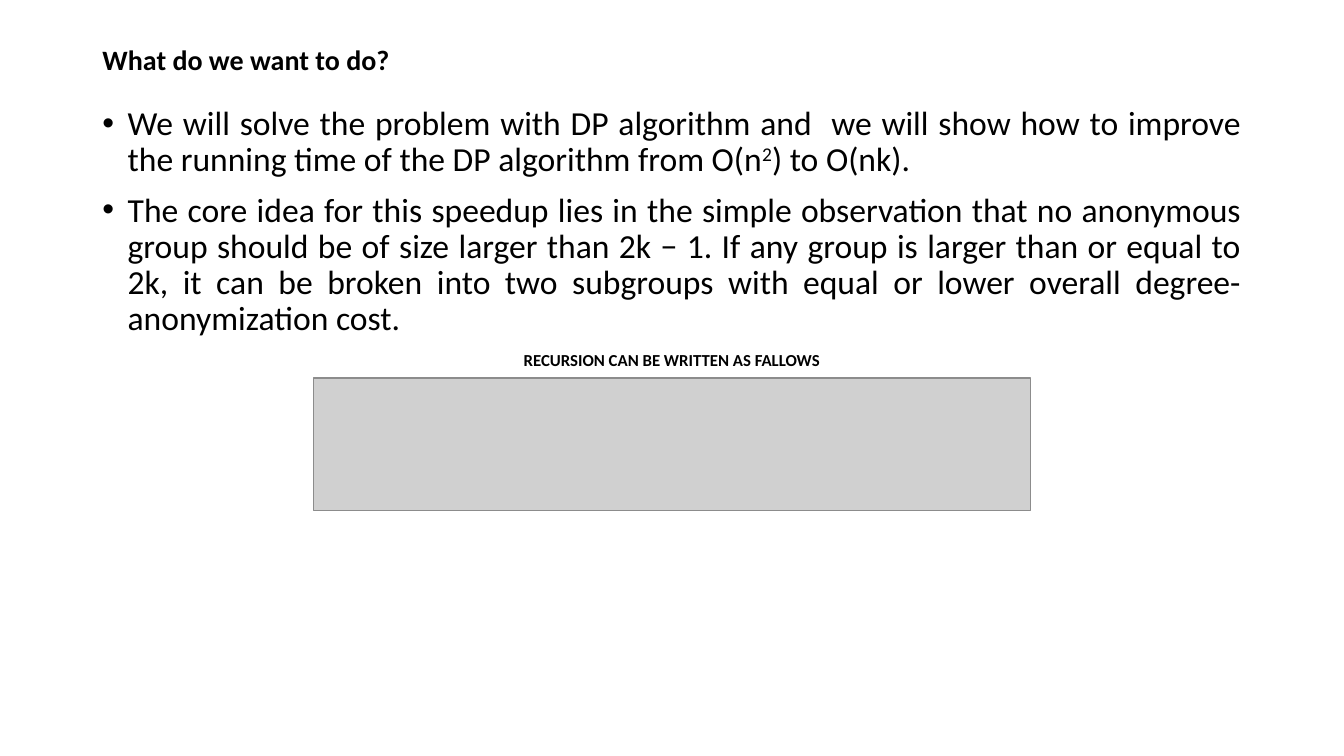
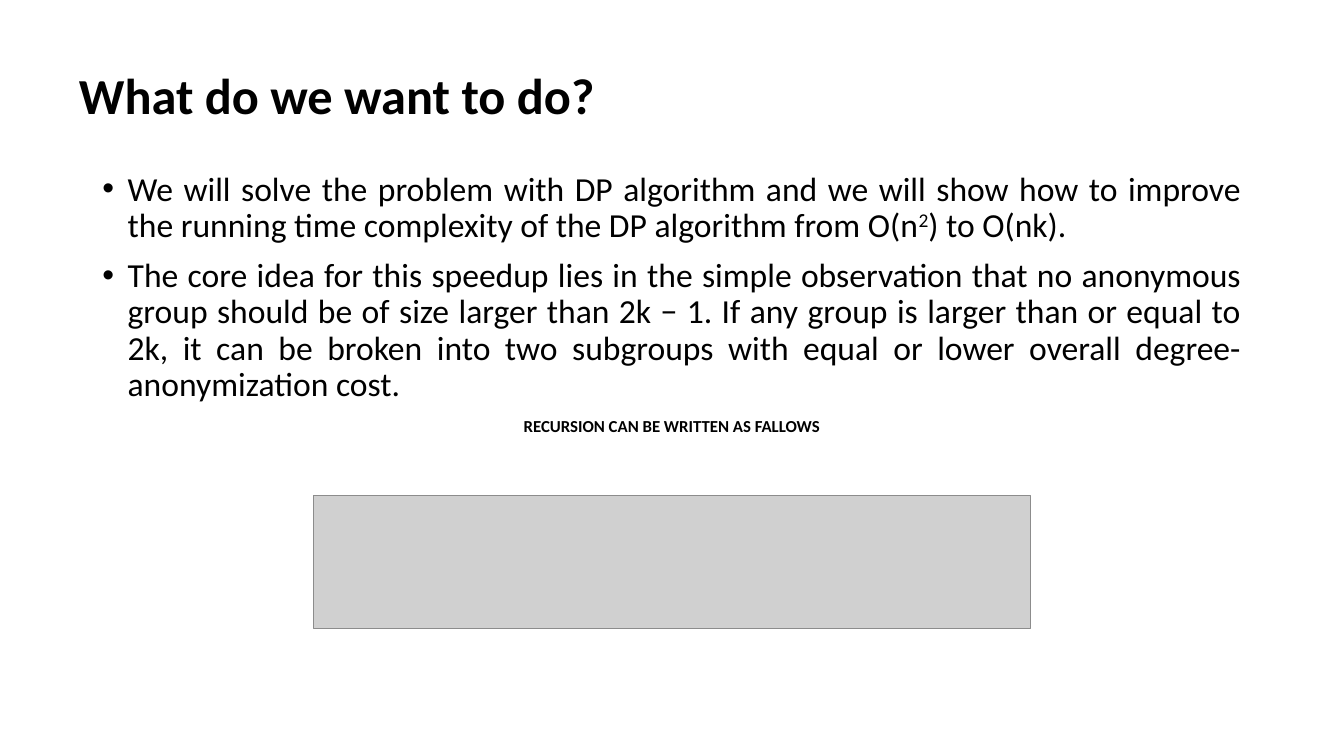
Before and after one commit to enz93/k-degree, a slide deck: slide 3 of Presentazione.pptx. Drawn at 1344x756 pixels with LibreOffice and Linux fonts; fonts in the diff are those of the drawing; grey boxes stand for pictures. Boxes give left, top, right and bottom in pixels: in the first picture for what was removed or moved away, otherwise in the second. Text is boxed around its words. In the diff, an @@ line names an element or a change of style, - is before the commit and + after.

```diff
--- a/Presentazione.pptx
+++ b/Presentazione.pptx
@@ title "What do we want to ..." moved from (x1=102, y1=50, x2=389, y2=71) to (x1=79, y1=78, x2=594, y2=115) @@
@@ title "What do we want to ..." at (x1=79, y1=78, x2=594, y2=115): size 20 to 36 pt @@
@@ text "We will solve the problem ..." moved from (x1=128, y1=111, x2=1241, y2=366) to (x1=128, y1=177, x2=1241, y2=432) @@
@@ text at (x1=128, y1=177, x2=1241, y2=243): text changed @@
-• We will solve the problem with DP algorithm and we will show how to improve the running time of the DP algorithm from O(n2) to O(nk).
+• We will solve the problem with DP algorithm and we will show how to improve the running time complexity of the DP algorithm from O(n2) to O(nk).
@@ picture moved from (x1=314, y1=378, x2=1030, y2=511) to (x1=314, y1=495, x2=1030, y2=628) @@
```
Also in this commit, not shown: 9 other slides changed, 1 slide added, 2 slides removed.
